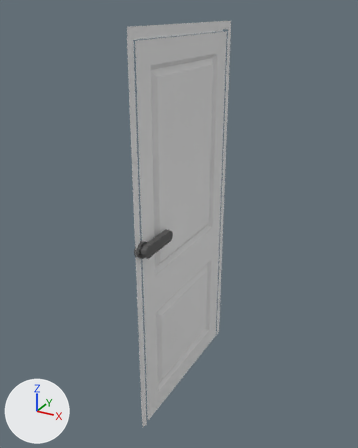
The glTF model public/models/exterior_items/door_1.glb, before and after one commit.
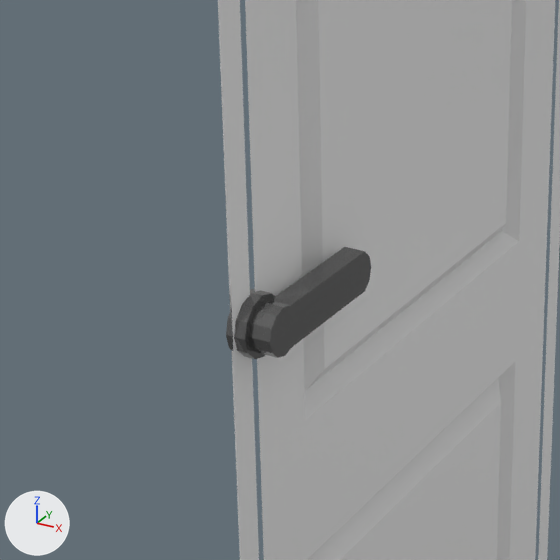
Each version appears first whole from a 50 mm camera at (-1.12, -9.0, 5.16) aimed at (-4.26, -3.3, 2.3), and next in a close-up on the part from 21% to 62% of the width and 36% to 70% of the height. Arrows for +X, +Y and +Z are at lower left; the lights stay in place. Where no turn or scale is listed for an object, it has been applied to the vertices.
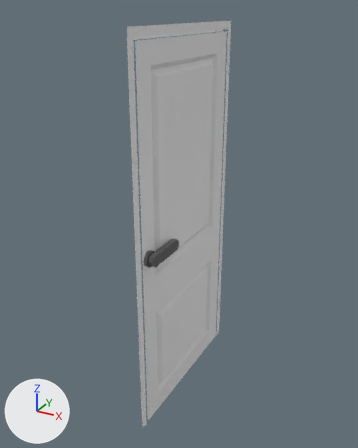
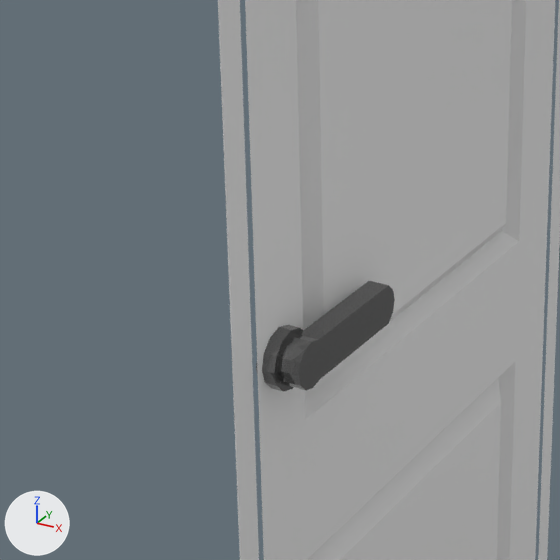
The newer file is also turned or shifted as a whole; pictures and numbers use the older file's frame.

Edits to the bpy script that builds the scene:
```text
Change ob_object_44:
    ob_object_44.location: (-4.157, -4.442, 2.42) -> (-4.151, -4.283, 2.225)
```

Where the change shows, as pixel boxes (x1, y1, x2, y2) in the close-ups (560 x 560 px):
'Object_44', moved
    before: (226, 247, 371, 359)
    after: (256, 281, 395, 392)
